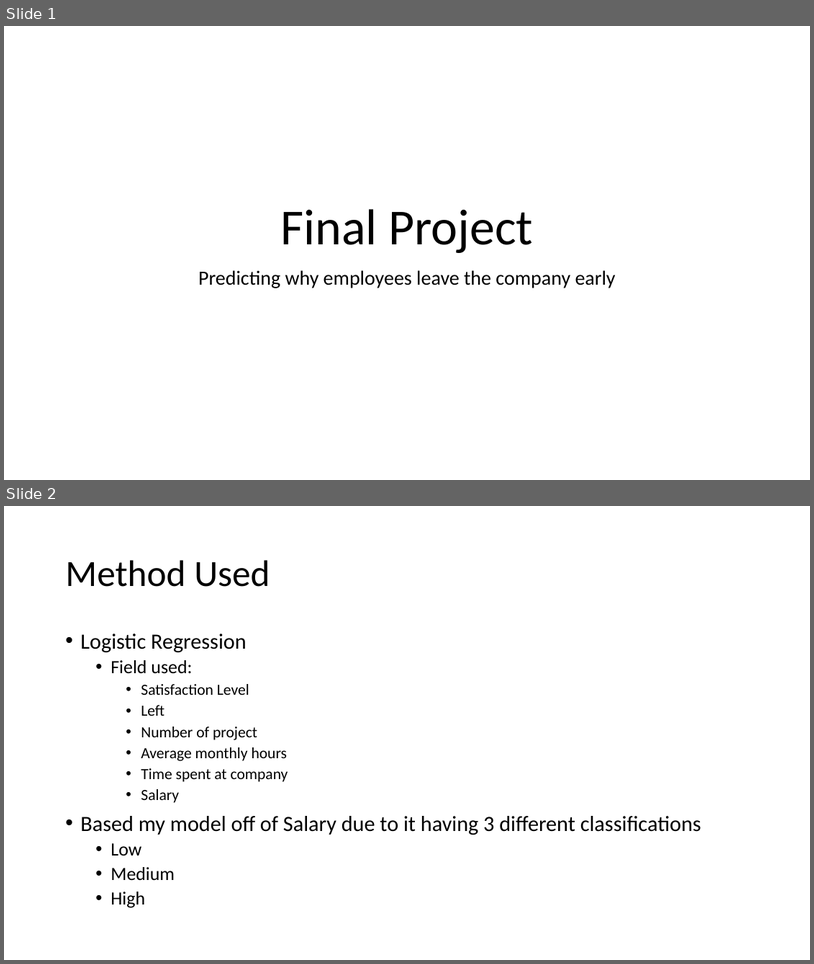
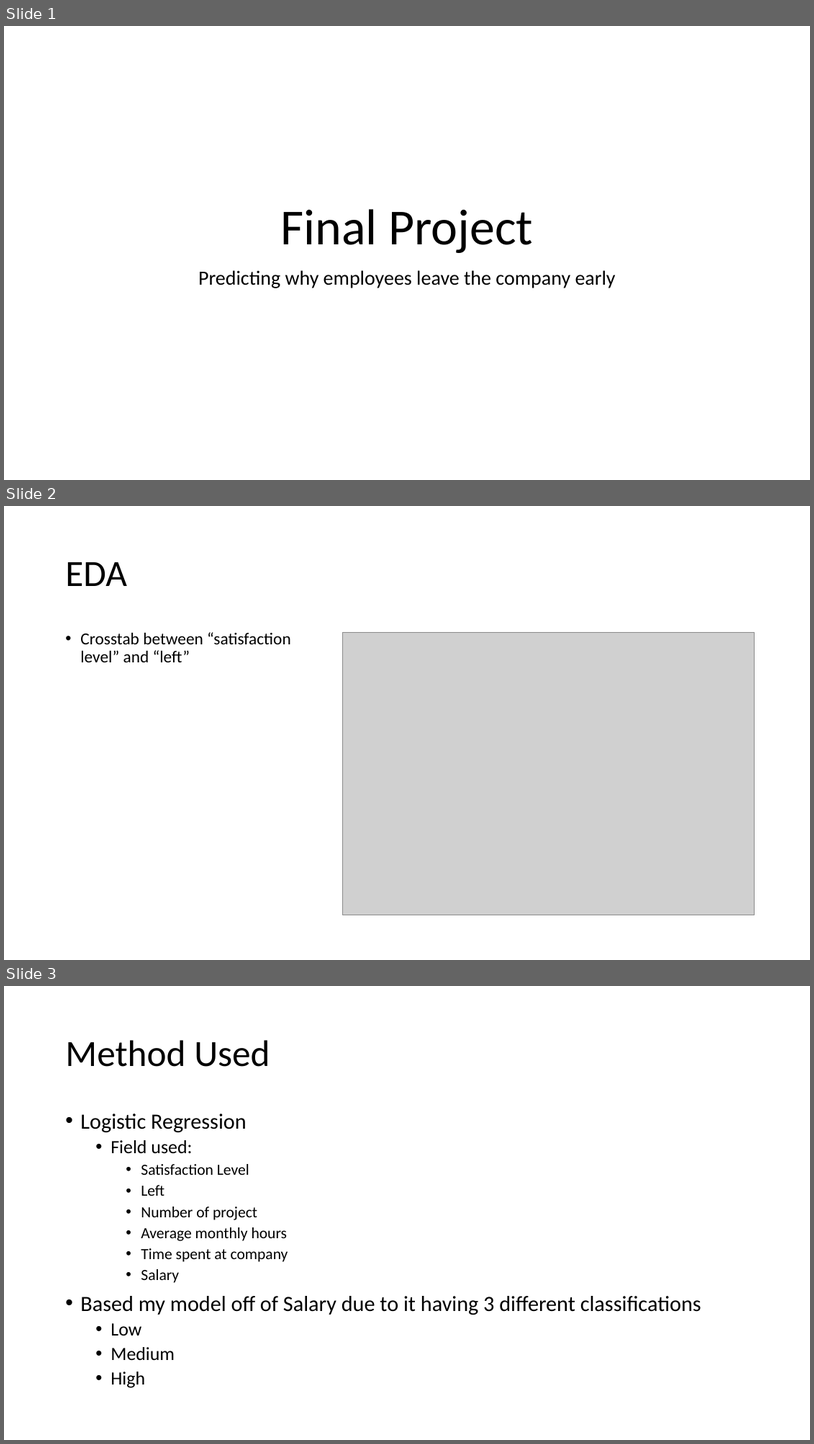
Before and after one commit to jasonchaitea/DS-SF-34, a slide deck: final-project/3/Final Project 3.pptx. Shown one above the other, each under a label of ours: slides 1 and 2 before the commit, slides 1, 2 and 3 after it. The pictures are 814x964 and 814x1444 pixels, drawn with LibreOffice and Linux fonts; fonts in the diff are those of the drawing; grey boxes stand for pictures. Boxes give left, top, right and bottom in pixels: in the first picture for what was removed or moved away, otherwise in the second. Text is boxed around its words. In the diff, an @@ line names an element or a change of style, - is before the commit and + after.

```diff
--- a/final-project/3/Final Project 3.pptx
+++ b/final-project/3/Final Project 3.pptx
@@ slide 2 added at bbox=[4, 506, 810, 960], background #FFFFFF @@
@@ title added at bbox=[65, 562, 127, 586], 44 pt, text #000000 @@
+EDA
@@ text added at bbox=[80, 632, 291, 662], 20 pt, text #000000 @@
+• Crosstab between “satisfaction level” and “left”
@@ picture added at bbox=[343, 632, 756, 914] @@
@@ what was slide 2 is now slide 3 @@
```
Also in this commit, not shown: 1 slide changed, 4 other files.
